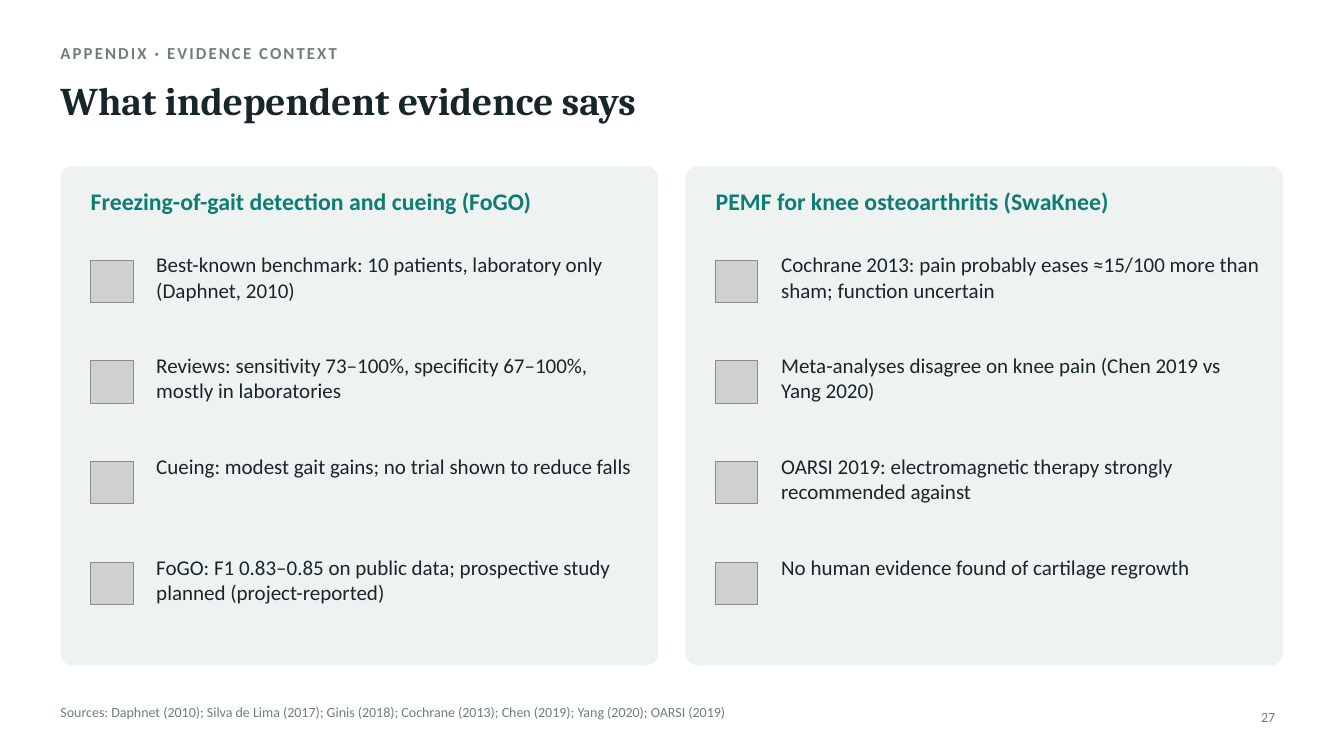
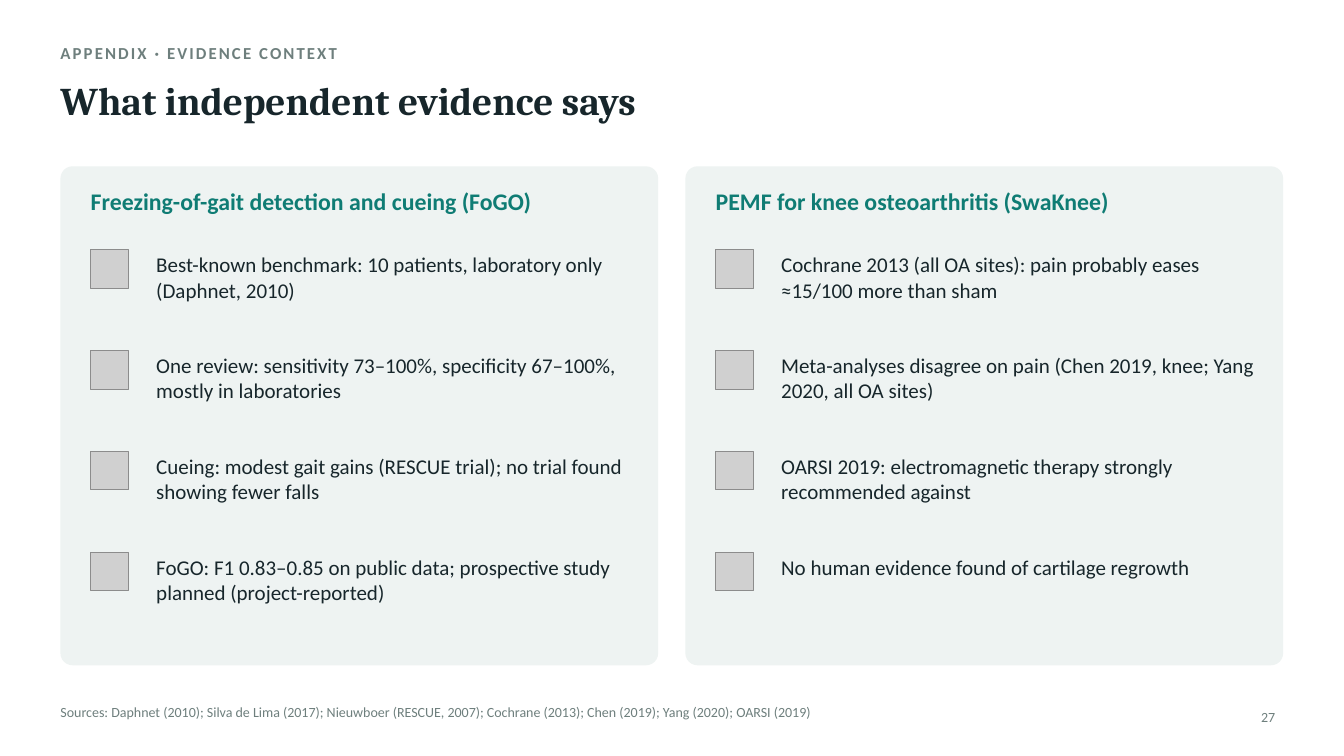
Before and after one commit to ivikasjha/claude, a slide deck: slide 27 of deck/From_Innovation_to_Patient_Impact.pptx. Drawn at 1344x756 pixels with LibreOffice and Linux fonts; fonts in the diff are those of the drawing; grey boxes stand for pictures. Boxes give left, top, right and bottom in pixels: in the first picture for what was removed or moved away, otherwise in the second. Text is boxed around its words. In the diff, an @@ line names an element or a change of style, - is before the commit and + after.

```diff
--- a/deck/From_Innovation_to_Patient_Impact.pptx
+++ b/deck/From_Innovation_to_Patient_Impact.pptx
@@ picture: place and size @@
-picture at [91, 260, 133, 302]
+picture at [91, 250, 129, 288]
@@ picture: place and size @@
-picture at [716, 260, 758, 302]
+picture at [716, 250, 754, 288]
@@ text at [781, 257, 1199, 299]: text changed @@
-Cochrane 2013: pain probably eases ≈15/100 more than sham; function uncertain
+Cochrane 2013 (all OA sites): pain probably eases ≈15/100 more than sham
@@ picture: place and size @@
-picture at [91, 361, 133, 403]
+picture at [91, 351, 129, 389]
@@ text at [156, 358, 615, 402]: text changed @@
-Reviews: sensitivity 73–100%, specificity 67–100%, mostly in laboratories
+One review: sensitivity 73–100%, specificity 67–100%, mostly in laboratories
@@ picture: place and size @@
-picture at [716, 361, 758, 403]
+picture at [716, 351, 754, 389]
@@ text at [781, 358, 1254, 401]: text changed @@
-Meta-analyses disagree on knee pain (Chen 2019 vs Yang 2020)
+Meta-analyses disagree on pain (Chen 2019, knee; Yang 2020, all OA sites)
@@ picture: place and size @@
-picture at [91, 462, 133, 504]
+picture at [91, 452, 129, 490]
@@ text at [156, 459, 622, 503]: text changed @@
-Cueing: modest gait gains; no trial shown to reduce falls
+Cueing: modest gait gains (RESCUE trial); no trial found showing fewer falls
@@ picture: place and size @@
-picture at [716, 462, 758, 504]
+picture at [716, 452, 754, 490]
@@ picture: place and size @@
-picture at [91, 563, 133, 605]
+picture at [91, 553, 129, 591]
@@ picture: place and size @@
-picture at [716, 563, 758, 605]
+picture at [716, 553, 754, 591]
@@ text at [60, 707, 811, 720]: text changed @@
-Sources: Daphnet (2010); Silva de Lima (2017); Ginis (2018); Cochrane (2013); Chen (2019); Yang (2020); OARSI (2019)
+Sources: Daphnet (2010); Silva de Lima (2017); Nieuwboer (RESCUE, 2007); Cochrane (2013); Chen (2019); Yang (2020); OARSI (2019)
```
Also in this commit, not shown: 34 other slides changed, 1 slide removed, 37 other files.
